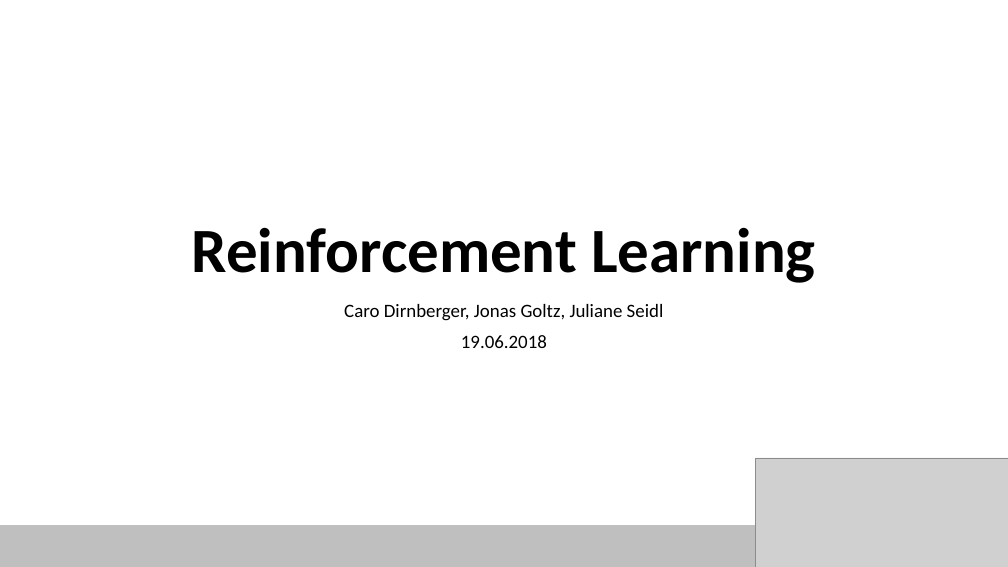
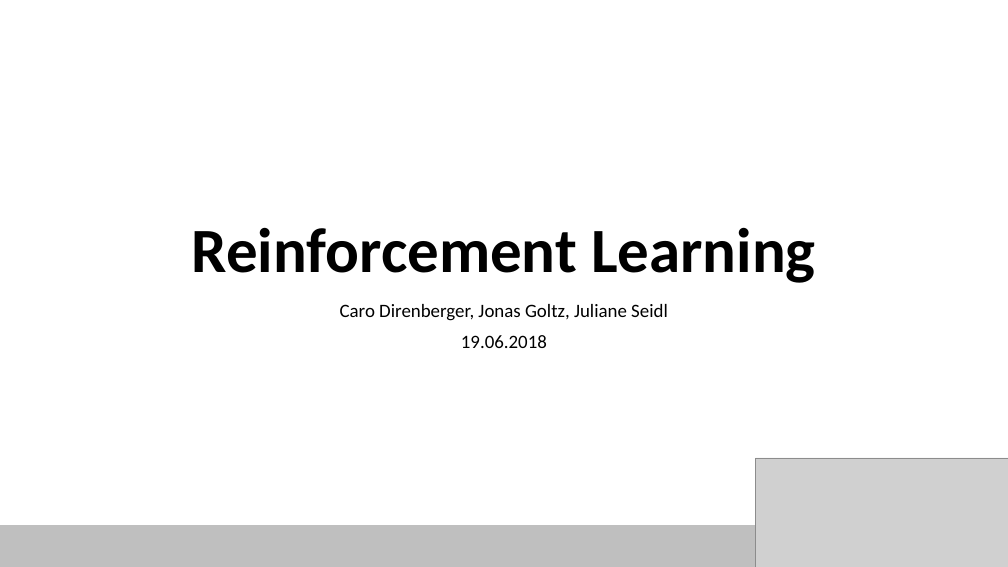
Before and after one commit to ob-algdatii-ss18/leistungsnachweis-firststeptoworlddomination, a slide deck: slide 1 of Reinforcement Learning.pptx. Drawn at 1008x567 pixels with LibreOffice and Linux fonts; fonts in the diff are those of the drawing; grey boxes stand for pictures. Boxes give left, top, right and bottom in pixels: in the first picture for what was removed or moved away, otherwise in the second. Text is boxed around its words. In the diff, an @@ line names an element or a change of style, - is before the commit and + after.

```diff
--- a/Reinforcement Learning.pptx
+++ b/Reinforcement Learning.pptx
@@ subtitle at (x1=340, y1=304, x2=668, y2=321): text changed @@
-Caro Dirnberger, Jonas Goltz, Juliane Seidl
+Caro Direnberger, Jonas Goltz, Juliane Seidl
```
Also in this commit, not shown: 8 other slides changed, 2 slides added.
